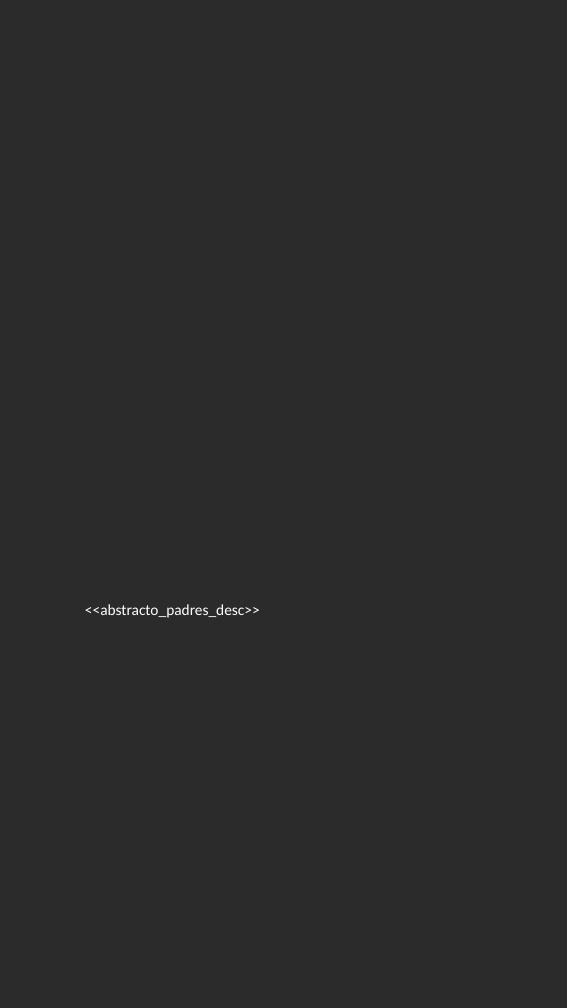
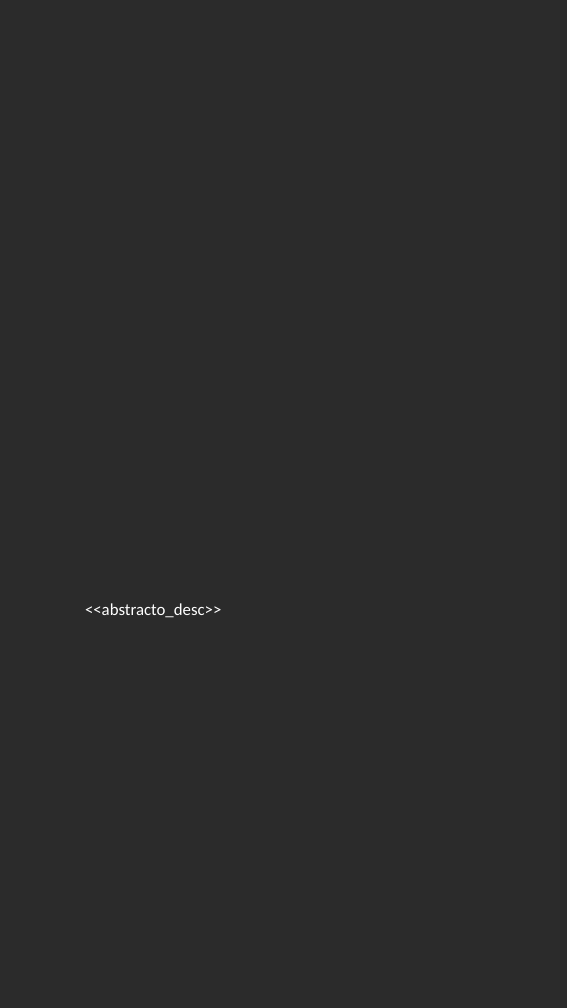
Before and after one commit to gero-educacion/reportgen, a slide deck: slide 5 of assets/template_utp_padres.pptx. Drawn at 567x1008 pixels with LibreOffice and Linux fonts; fonts in the diff are those of the drawing; background and template pictures are left out; a plain dark background stands for a picture behind light text. Boxes give left, top, right and bottom in pixels: in the first picture for what was removed or moved away, otherwise in the second. Text is boxed around its words. In the diff, an @@ line names an element or a change of style, - is before the commit and + after.

```diff
--- a/assets/template_utp_padres.pptx
+++ b/assets/template_utp_padres.pptx
@@ text at box(85, 603, 221, 618): text changed; size 22 to 24 pt @@
-<<abstracto_padres_desc>>
+<<abstracto_desc>>
```
Also in this commit, not shown: 1 other slide changed, 3 other files.
